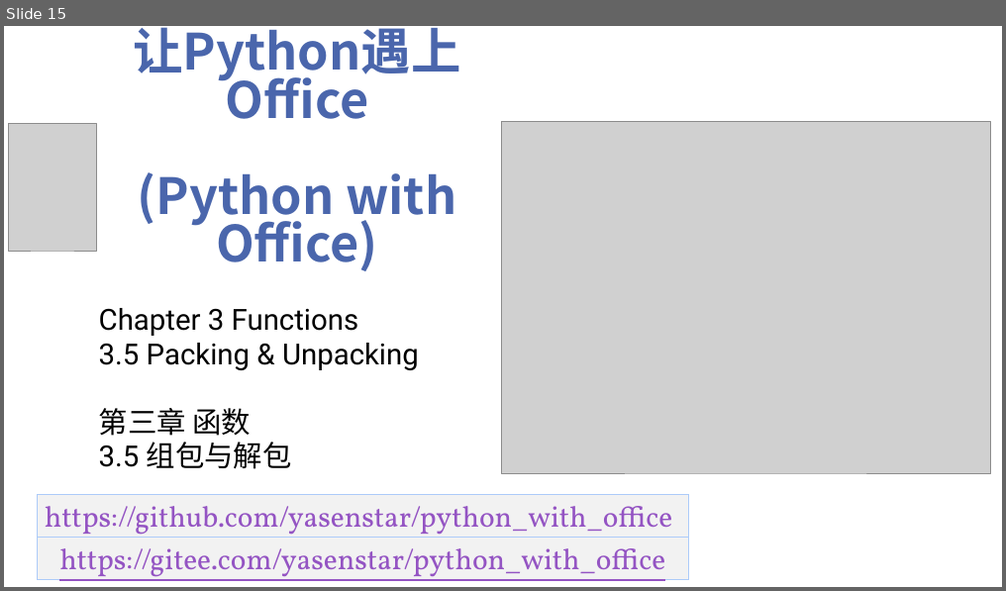
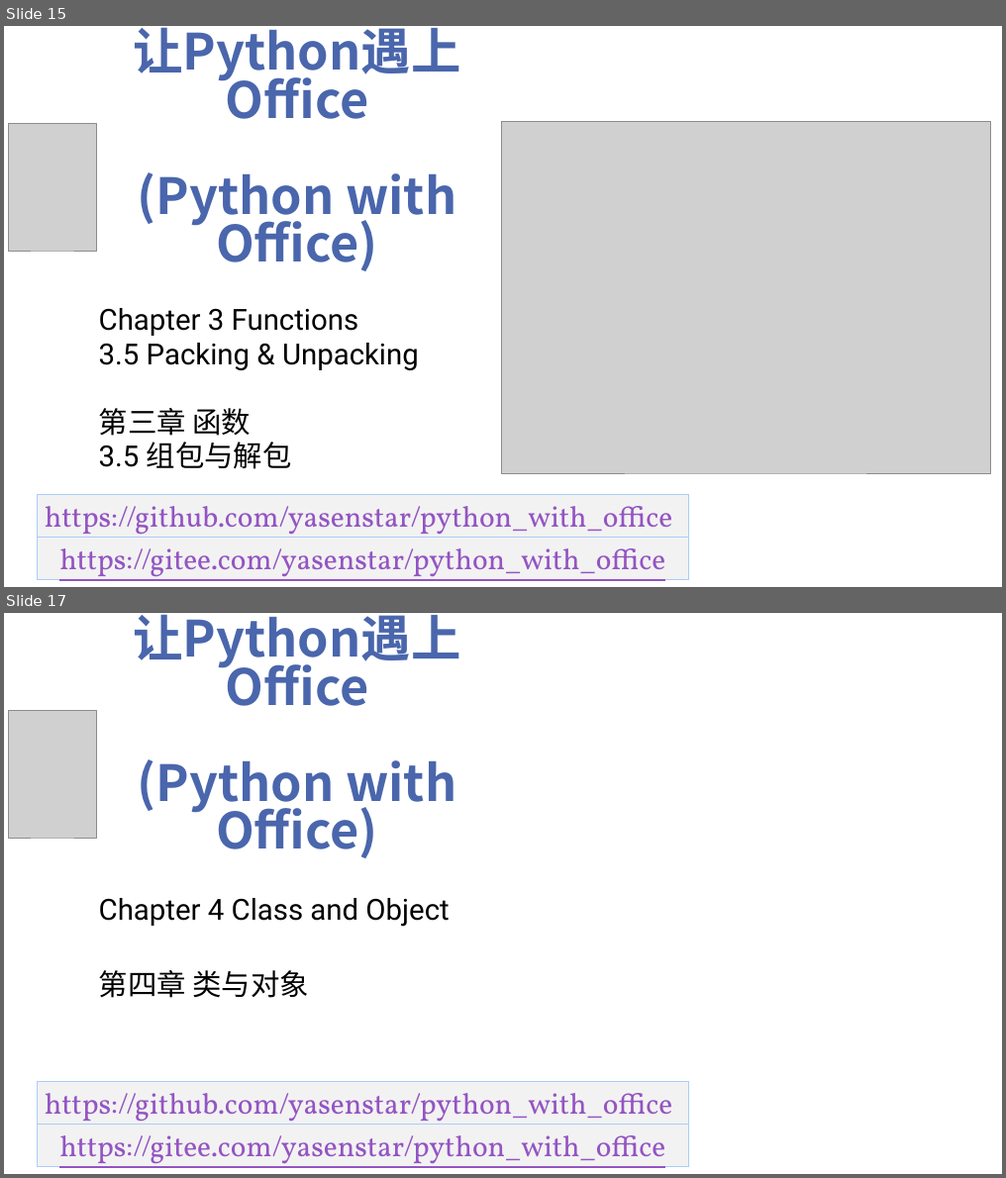
Before and after one commit to yasenstar/python_with_office, a slide deck: Video_Covers.pptx. Shown one above the other, each under a label of ours: slide 15 before the commit, slides 15 and 17 after it; the slides between them are not shown. The pictures are 1006x591 and 1006x1178 pixels, drawn with LibreOffice and Linux fonts; fonts in the diff are those of the drawing; grey boxes stand for pictures; background and template pictures are left out. Boxes give left, top, right and bottom in pixels: in the first picture for what was removed or moved away, otherwise in the second. Text is boxed around its words. In the diff, an @@ line names an element or a change of style, - is before the commit and + after.

```diff
--- a/Video_Covers.pptx
+++ b/Video_Covers.pptx
@@ slide 17 added at (4, 613, 1002, 1174), background picture (left out) @@
@@ title added at (133, 614, 460, 859), 48 pt, text #4A66AC, bold @@
+让Python遇上Office
+(Python with Office)
@@ picture added at (9, 710, 96, 838) @@
@@ subtitle added at (99, 898, 449, 998), 28 pt, text #000000 @@
+Chapter 4 Class and Object
+第四章 类与对象
@@ rectangle added at (37, 1081, 688, 1124), fill #F2F2F2, outline #ACCBF9 0.75 pt, 28 pt, text #9454C3, underline @@
+https://github.com/yasenstar/python_with_office
@@ rectangle added at (37, 1124, 688, 1167), fill #F2F2F2, outline #ACCBF9 0.75 pt, 28 pt, text #9454C3, underline @@
+https://gitee.com/yasenstar/python_with_office
```
Also in this commit, not shown: 1 other slide added, 9 other files.
